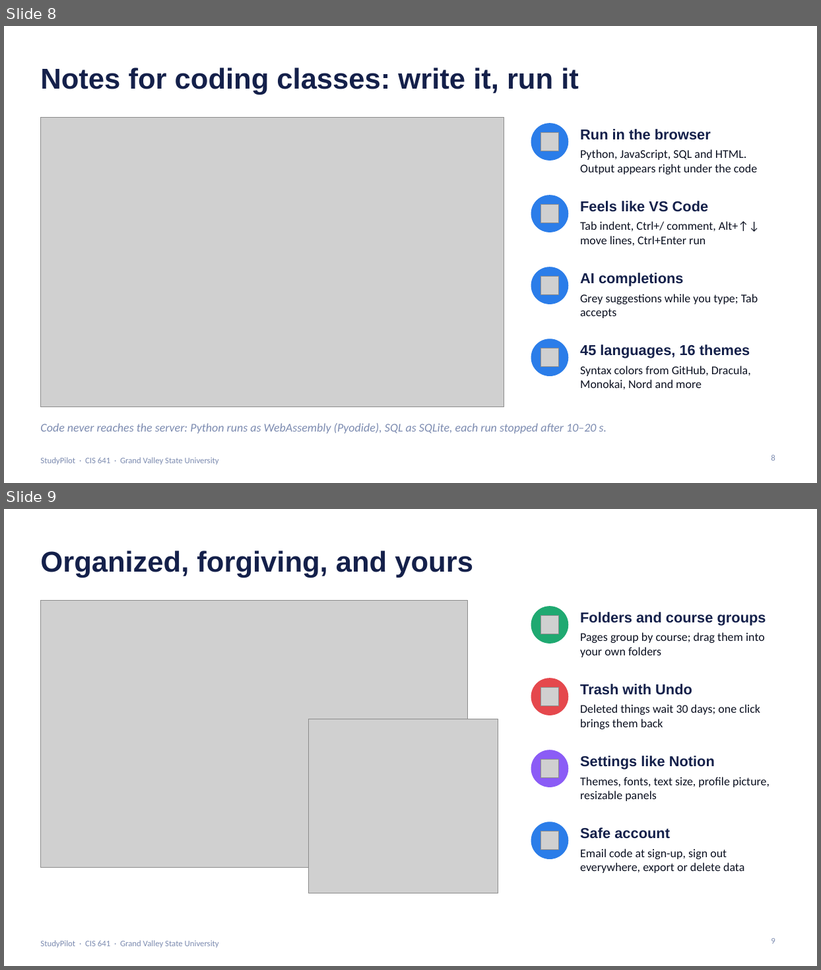
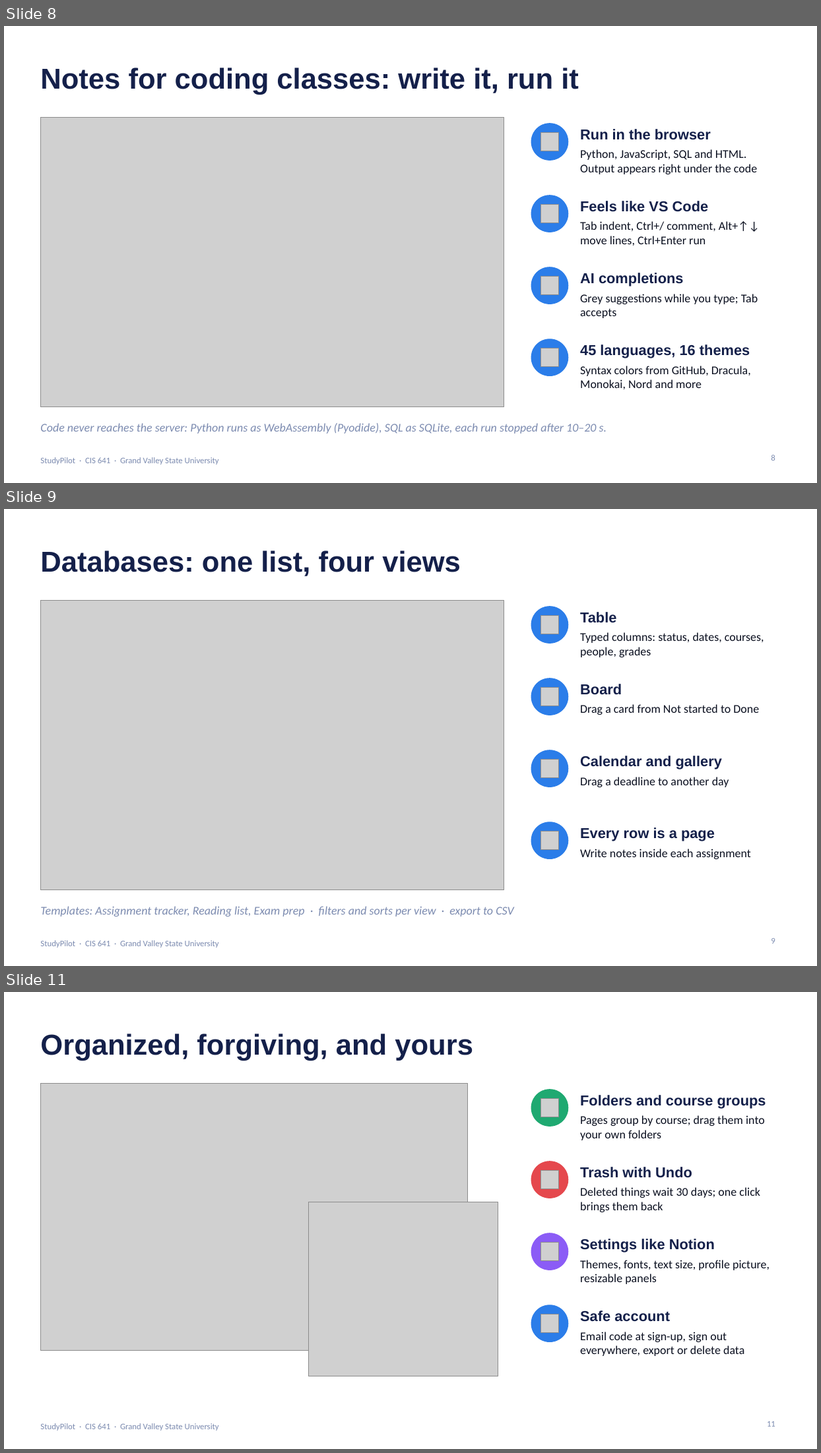
Before and after one commit to alibelhrak/GVSU-CIS641-AIStudyAssistant, a slide deck: docs/StudyPilot_Presentation.pptx. Shown one above the other, each under a label of ours: slides 8 and 9 before the commit, slides 8, 9 and 11 after it; the slides between them are not shown. The pictures are 821x970 and 821x1453 pixels, drawn with LibreOffice and Linux fonts; fonts in the diff are those of the drawing; grey boxes stand for pictures; background and template pictures are left out. Boxes give left, top, right and bottom in pixels: in the first picture for what was removed or moved away, otherwise in the second. Text is boxed around its words. In the diff, an @@ line names an element or a change of style, - is before the commit and + after.

Commit message:
Welcome page: databases and study together; updated presentation

```diff
--- a/docs/StudyPilot_Presentation.pptx
+++ b/docs/StudyPilot_Presentation.pptx
@@ slide 9 added at box(4, 509, 817, 966), background picture (left out); not listed: 1 template element that a slide beside it also shows @@
@@ title added at box(40, 551, 461, 576), 34 pt, text #14204A, bold @@
+Databases: one list, four views
@@ picture added at box(40, 601, 504, 890) @@
@@ ellipse added at box(531, 607, 568, 643), fill #2B7DE9, outline #2B7DE9 1 pt @@
@@ picture added at box(541, 616, 559, 634) @@
@@ text added at box(580, 612, 616, 623), 17 pt, text #14204A, bold @@
+Table
@@ text added at box(580, 632, 764, 657), 14 pt, text #0B1020 @@
+Typed columns: status, dates, courses, people, grades
@@ ellipse added at box(531, 679, 568, 715), fill #2B7DE9, outline #2B7DE9 1 pt @@
@@ text added at box(580, 684, 622, 695), 17 pt, text #14204A, bold @@
+Board
@@ picture added at box(541, 688, 559, 706) @@
@@ text added at box(580, 704, 759, 715), 14 pt, text #0B1020 @@
+Drag a card from Not started to Done
@@ ellipse added at box(531, 751, 568, 787), fill #2B7DE9, outline #2B7DE9 1 pt @@
@@ picture added at box(541, 760, 559, 778) @@
@@ text added at box(580, 756, 722, 770), 17 pt, text #14204A, bold @@
+Calendar and gallery
@@ text added at box(580, 777, 729, 788), 14 pt, text #0B1020 @@
+Drag a deadline to another day
@@ ellipse added at box(531, 823, 568, 859), fill #2B7DE9, outline #2B7DE9 1 pt @@
@@ picture added at box(541, 832, 559, 850) @@
@@ text added at box(580, 828, 715, 842), 17 pt, text #14204A, bold @@
+Every row is a page
@@ text added at box(580, 849, 751, 859), 14 pt, text #0B1020 @@
+Write notes inside each assignment
@@ text added at box(40, 906, 514, 917), 14 pt, text #7C8BB0, italic @@
+Templates: Assignment tracker, Reading list, Exam prep · filters and sorts per view · export to CSV
@@ page number added at box(771, 939, 775, 944), 10 pt, text #7C8BB0 @@
+9
@@ what was slide 9 is now slide 11 @@
@@ page number at box(767, 1422, 776, 1427): text changed @@
-9
+11
```
Also in this commit, not shown: 5 slides changed, 1 other slide added, 7 other files.
